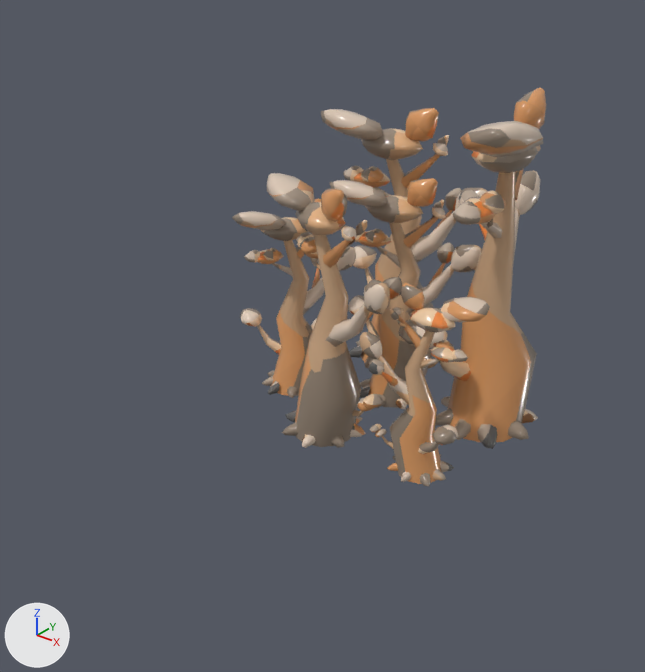
The FBX model assets/meshes/foret.fbx as it was, and as the next commit left it.
One viewpoint serves both versions: a 50 mm camera at (9.96, -12.42, 11.21) aimed at (-0.12, 0.18, 3.4). Arrows for +X, +Y and +Z are at lower left; the lights stay in place. The picture after the commit comes second. Where no turn or scale is listed for an object, it has been applied to the vertices.

Objects in the first picture: 'Arbre', 'Arbre.001', 'Arbre.002', 'Arbre.003', 'Arbre.004', 'Arbre.005'.
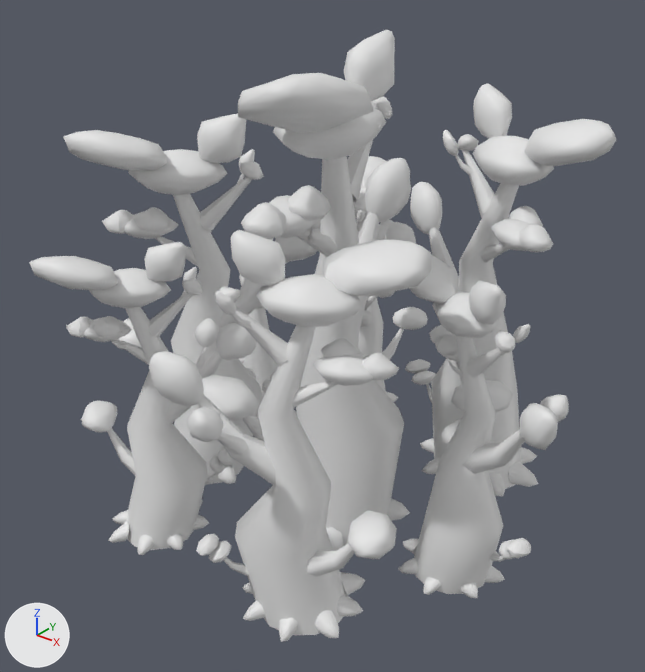
Where the newer file only moved an object's origin or applied its transform, the numbers keep the older frame.

Boxes [x1, y1, x2, y2] around the edits, measured in the pictures (645 x 672 px):
'Arbre.001', recoloured, moved, turned, rescaled
    before: [329, 178, 482, 409]
    after: [194, 30, 411, 551]
'Arbre.016', added
    after: [149, 230, 432, 642]
'Arbre.002', recoloured, reshaped (71% wider, 50% taller)
    before: [267, 173, 402, 448]
    after: [385, 84, 616, 496]
'Arbre.005', recoloured, moved, turned, rescaled
    before: [360, 283, 490, 486]
    after: [29, 242, 256, 555]
'Arbre.003', recoloured, reshaped (54% wider, 42% taller)
    before: [321, 108, 487, 369]
    after: [63, 113, 320, 485]
'Arbre.006', added
    after: [398, 254, 569, 598]
'Arbre', deleted (brown)
    before: [398, 88, 546, 449]
'Arbre.004', recoloured, moved, turned, rescaled
    before: [232, 198, 356, 398]
    after: [353, 156, 428, 402]
'Arbre.015', added
    after: [239, 261, 297, 419]

Edits to the bpy script that builds the scene:
```text
Change me_mesh_021:
    remove me_mesh_021.from_pydata(...)  # 1028 vertices, 1006 faces; spans x -1.39..0.96, y -1.54..1.25, z -2.68..2.3
    remove me_mesh_021.materials.append(mat_aistandardsurface1_004)  # picture img_assets_01_jam_openpbr_shader1_basecolor_jpg
    add me_mesh_021.from_pydata(...)  # 1028 vertices, 1006 faces; spans x 1.02..3.51, y -2.05..1.57, z -2.67..3.39
    me_mesh_021 part 4: the whole mesh is turned -131.2 degrees about the z axis through its middle and scaled by 1.22, then moved by (2.55, 0.22, 0.55)
    add me_mesh_021.materials.append(mat_m_arbres)  # white #e7e7e7
Change me_mesh_018:
    remove me_mesh_018.from_pydata(...)  # 1028 vertices, 1006 faces; spans x -1.71..1.6, y -1.32..1.24, z -3.07..2.63
    remove me_mesh_018.materials.append(mat_aistandardsurface1_001)  # picture img_assets_01_jam_openpbr_shader1_basecolor_jpg
    add me_mesh_018.from_pydata(...)  # 1028 vertices, 1006 faces; spans x -0.33..3.36, y -7.74..-2.02, z -3.12..6.23
    me_mesh_018 part 2: the whole mesh is turned 73.5 degrees about the z axis through its middle and scaled by 1.64, then moved by (1.54, -4.91, 1.77)
    add me_mesh_018.materials.append(mat_m_arbres)  # white #e7e7e7
Change me_mesh_019:
    remove me_mesh_019.from_pydata(...)  # 1028 vertices, 1006 faces; spans x -1.98..1.76, y -1.13..1.47, z -3.28..2.81
    remove me_mesh_019.materials.append(mat_aistandardsurface1_002)  # picture img_assets_01_jam_openpbr_shader1_basecolor_jpg
    add me_mesh_019.from_pydata(...)  # 1028 vertices, 1006 faces; spans x 0.65..5.5, y -1.36..2.23, z -3.34..4.8
    me_mesh_019 part 3: the whole mesh is multiplied about its middle by the matrix ((-1.328, -0.158, 0.0), (0.158, -1.328, 0.0), (0.0, 0.0, 1.337)), then moved by (3.13, 0.34, 0.96)
    add me_mesh_019.materials.append(mat_m_arbres)  # white #e7e7e7
Change me_mesh_022:
    remove me_mesh_022.from_pydata(...)  # 1028 vertices, 1006 faces; spans x -1.29..1.33, y -0.82..0.89, z -2.31..1.98
    remove me_mesh_022.materials.append(mat_aistandardsurface1_005)  # picture img_assets_01_jam_openpbr_shader1_basecolor_jpg
    add me_mesh_022.from_pydata(...)  # 1028 vertices, 1006 faces; spans x -4.58..-1.39, y -6.17..-3.03, z -2.3..3.76
    me_mesh_022 part 5: the whole mesh is turned -146 degrees about the z axis through its middle and scaled by 1.41, then moved by (-2.8, -4.52, 0.89)
    add me_mesh_022.materials.append(mat_m_arbres)  # white #e7e7e7
Change me_mesh_020:
    remove me_mesh_020.from_pydata(...)  # 1028 vertices, 1006 faces; spans x -2.03..2.02, y -1.45..1.41, z -3.7..3.17
    remove me_mesh_020.materials.append(mat_aistandardsurface1_003)  # picture img_assets_01_jam_openpbr_shader1_basecolor_jpg
    add me_mesh_020.from_pydata(...)  # 1028 vertices, 1006 faces; spans x -2.7..1.32, y -8.95..-4.89, z -3.71..4.03
    me_mesh_020 part 1: the whole mesh is multiplied about its middle by the matrix ((0.988, -0.544, 0.0), (0.544, 0.988, 0.0), (0.0, 0.0, 1.128)), then moved by (-0.42, -6.7, 0.42)
    add me_mesh_020.materials.append(mat_m_arbres)  # white #e7e7e7
Remove ob_arbre:
    ob_arbre = bpy.data.objects.new('Arbre', me_mesh_017)
Add ob_arbre_006:
    ob_arbre_006 = bpy.data.objects.new('Arbre.006', me_mesh_055)  # 1028 vertices, 1006 faces; spans x 1.94..5.55, y -1.63..1.04, z -0.02..6.04; in mat_m_arbres (white #e7e7e7)
    ob_arbre_006.location = (0.0, 0.0, 0.0)
Add ob_arbre_015:
    ob_arbre_015 = bpy.data.objects.new('Arbre.015', me_mesh_056)  # 1028 vertices, 1006 faces; spans x -4.24..-1.66, y 0.01..2.35, z -0.07..4.69; in mat_m_arbres (white #e7e7e7)
    ob_arbre_015.location = (0.0, 0.0, 0.0)
Add ob_arbre_016:
    ob_arbre_016 = bpy.data.objects.new('Arbre.016', me_mesh_057)  # 1028 vertices, 1006 faces; spans x 0.1..3.98, y -4.92..-1.63, z -0.03..6.85; in mat_m_arbres (white #e7e7e7)
    ob_arbre_016.location = (0.0, 0.0, 0.0)
```
